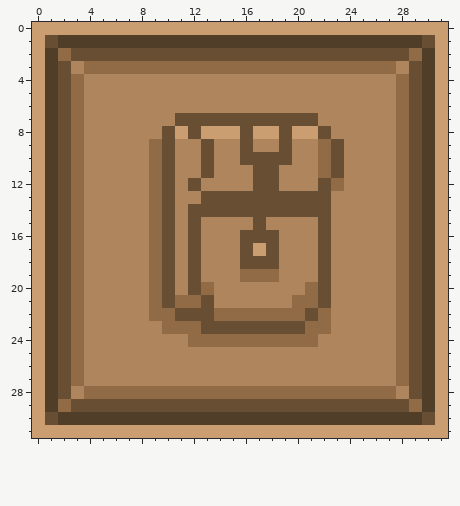
Pixel-art sprite: The Legend of Butuan - The Masao Warrior/Assets/Images/UI/inventory_icon.png. The picture above was drawn from the file before the commit.
The file is 32x32 pixels.
Once edited:
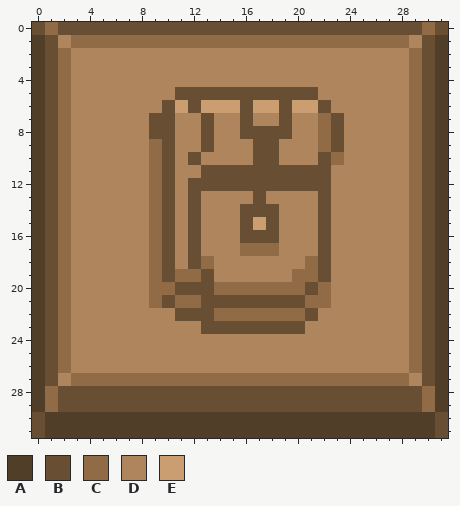
Palette (. is transparent): A #513e29  B #684f33  C #906b46  D #ae855c  E #ca9e71
What changed:
@@ x 0..31 @@
- 0 EEEEEEEEEEEEEEEEEEEEEEEEEEEEEEEE
- 1 EBAAAAAAAAAAAAAAAAAAAAAAAAAAAABE
- 2 EACBBBBBBBBBBBBBBBBBBBBBBBBBBCAE
- 3 EABDCCCCCCCCCCCCCCCCCCCCCCCCDBAE
- 4 EABCDDDDDDDDDDDDDDDDDDDDDDDDCBAE
- 5 EABCDDDDDDDDDDDDDDDDDDDDDDDDCBAE
- 6 EABCDDDDDDDDDDDDDDDDDDDDDDDDCBAE
- 7 EABCDDDDDDDBBBBBBBBBBBDDDDDDCBAE
- 8 EABCDDDDDDBEBEEEBEEBEEBDDDDDCBAE
- 9 EABCDDDDDCBDDBDDBDDBDDCBDDDDCBAE
-10 EABCDDDDDCBDDBDDBBBBDDCBDDDDCBAE
-11 EABCDDDDDCBDDBDDDBBDDDCBDDDDCBAE
-12 EABCDDDDDCBDBDDDDBBDDDBCDDDDCBAE
-13 EABCDDDDDCBDDBBBBBBBBBBDDDDDCBAE
-14 EABCDDDDDCBDBBBBBBBBBBBDDDDDCBAE
-15 EABCDDDDDCBDBDDDDBDDDDBDDDDDCBAE
-16 EABCDDDDDCBDBDDDBBBDDDBDDDDDCBAE
-17 EABCDDDDDCBDBDDDBEBDDDBDDDDDCBAE
-18 EABCDDDDDCBDBDDDBBBDDDBDDDDDCBAE
-19 EABCDDDDDCBDBDDDCCCDDDBDDDDDCBAE
-20 EABCDDDDDCBDBCDDDDDDDCBDDDDDCBAE
-21 EABCDDDDDCBCCBDDDDDDCCBDDDDDCBAE
-22 EABCDDDDDCCBBBCCCCCCCBCDDDDDCBAE
-23 EABCDDDDDDCCCBBBBBBBBCCDDDDDCBAE
-24 EABCDDDDDDDDCCCCCCCCCCDDDDDDCBAE
-25 EABCDDDDDDDDDDDDDDDDDDDDDDDDCBAE
-26 EABCDDDDDDDDDDDDDDDDDDDDDDDDCBAE
-27 EABCDDDDDDDDDDDDDDDDDDDDDDDDCBAE
-28 EABDCCCCCCCCCCCCCCCCCCCCCCCCDBAE
-29 EACBBBBBBBBBBBBBBBBBBBBBBBBBBCAE
-30 EBAAAAAAAAAAAAAAAAAAAAAAAAAAAABE
-31 EEEEEEEEEEEEEEEEEEEEEEEEEEEEEEEE
+ 0 BCBBBBBBBBBBBBBBBBBBBBBBBBBBBBCB
+ 1 ABDCCCCCCCCCCCCCCCCCCCCCCCCCCDBA
+ 2 ABCDDDDDDDDDDDDDDDDDDDDDDDDDDCBA
+ 3 ABCDDDDDDDDDDDDDDDDDDDDDDDDDDCBA
+ 4 ABCDDDDDDDDDDDDDDDDDDDDDDDDDDCBA
+ 5 ABCDDDDDDDDBBBBBBBBBBBDDDDDDDCBA
+ 6 ABCDDDDDDDBEBEEEBEEBEEBDDDDDDCBA
+ 7 ABCDDDDDDBBDDBDDBDDBDDCBDDDDDCBA
+ 8 ABCDDDDDDBBDDBDDBBBBDDCBDDDDDCBA
+ 9 ABCDDDDDDCBDDBDDDBBDDDCBDDDDDCBA
+10 ABCDDDDDDCBDBDDDDBBDDDBCDDDDDCBA
+11 ABCDDDDDDCBDDBBBBBBBBBBDDDDDDCBA
+12 ABCDDDDDDCBDBBBBBBBBBBBDDDDDDCBA
+13 ABCDDDDDDCBDBDDDDBDDDDBDDDDDDCBA
+14 ABCDDDDDDCBDBDDDBBBDDDBDDDDDDCBA
+15 ABCDDDDDDCBDBDDDBEBDDDBDDDDDDCBA
+16 ABCDDDDDDCBDBDDDBBBDDDBDDDDDDCBA
+17 ABCDDDDDDCBDBDDDCCCDDDBDDDDDDCBA
+18 ABCDDDDDDCBDBCDDDDDDDCBDDDDDDCBA
+19 ABCDDDDDDCBCCBDDDDDDCCBDDDDDDCBA
+20 ABCDDDDDDCCBBBCCCCCCCBCDDDDDDCBA
+21 ABCDDDDDDCBCCBBBBBBBBCCDDDDDDCBA
+22 ABCDDDDDDDDBBBCCCCCCCBDDDDDDDCBA
+23 ABCDDDDDDDDDDBBBBBBBBDDDDDDDDCBA
+24 ABCDDDDDDDDDDDDDDDDDDDDDDDDDDCBA
+25 ABCDDDDDDDDDDDDDDDDDDDDDDDDDDCBA
+26 ABCDDDDDDDDDDDDDDDDDDDDDDDDDDCBA
+27 ABDCCCCCCCCCCCCCCCCCCCCCCCCCCDBA
+28 ACBBBBBBBBBBBBBBBBBBBBBBBBBBBBCA
+29 ACBBBBBBBBBBBBBBBBBBBBBBBBBBBBCA
+30 BAAAAAAAAAAAAAAAAAAAAAAAAAAAAAAB
+31 BAAAAAAAAAAAAAAAAAAAAAAAAAAAAAAB
